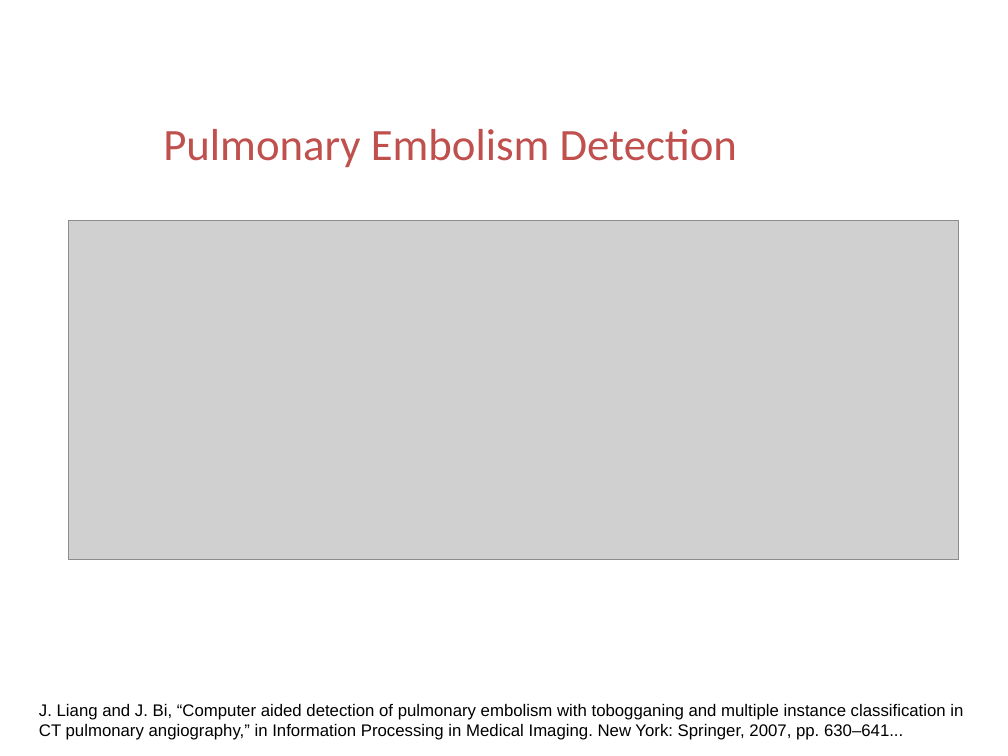
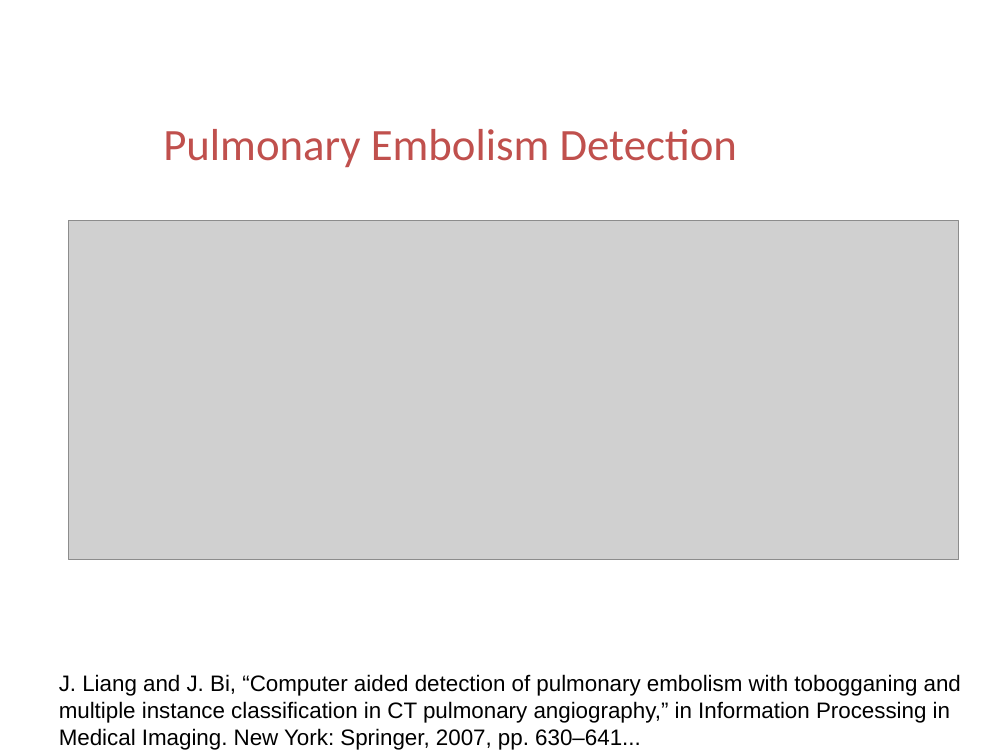
Before and after one commit to ttomchy/CV_2Project, a slide deck: slide 40 of presentation.pptx (slide 41 before the commit). Drawn at 1008x756 pixels with LibreOffice and Linux fonts; fonts in the diff are those of the drawing; grey boxes stand for pictures; background and template pictures are left out. Boxes give left, top, right and bottom in pixels: in the first picture for what was removed or moved away, otherwise in the second. Text is boxed around its words. In the diff, an @@ line names an element or a change of style, - is before the commit and + after.

```diff
--- a/presentation.pptx
+++ b/presentation.pptx
@@ text "J. Liang and J. Bi, ...": place and size @@
-text "J. Liang and J. Bi, ..." at [39,704,963,740]
+text "J. Liang and J. Bi, ..." at [59,674,961,750]
@@ text "J. Liang and J. Bi, ..." at [59,674,961,750]: size 12 to 16 pt @@
```
Also in this commit, not shown: 5 other slides changed, 1 slide removed.
